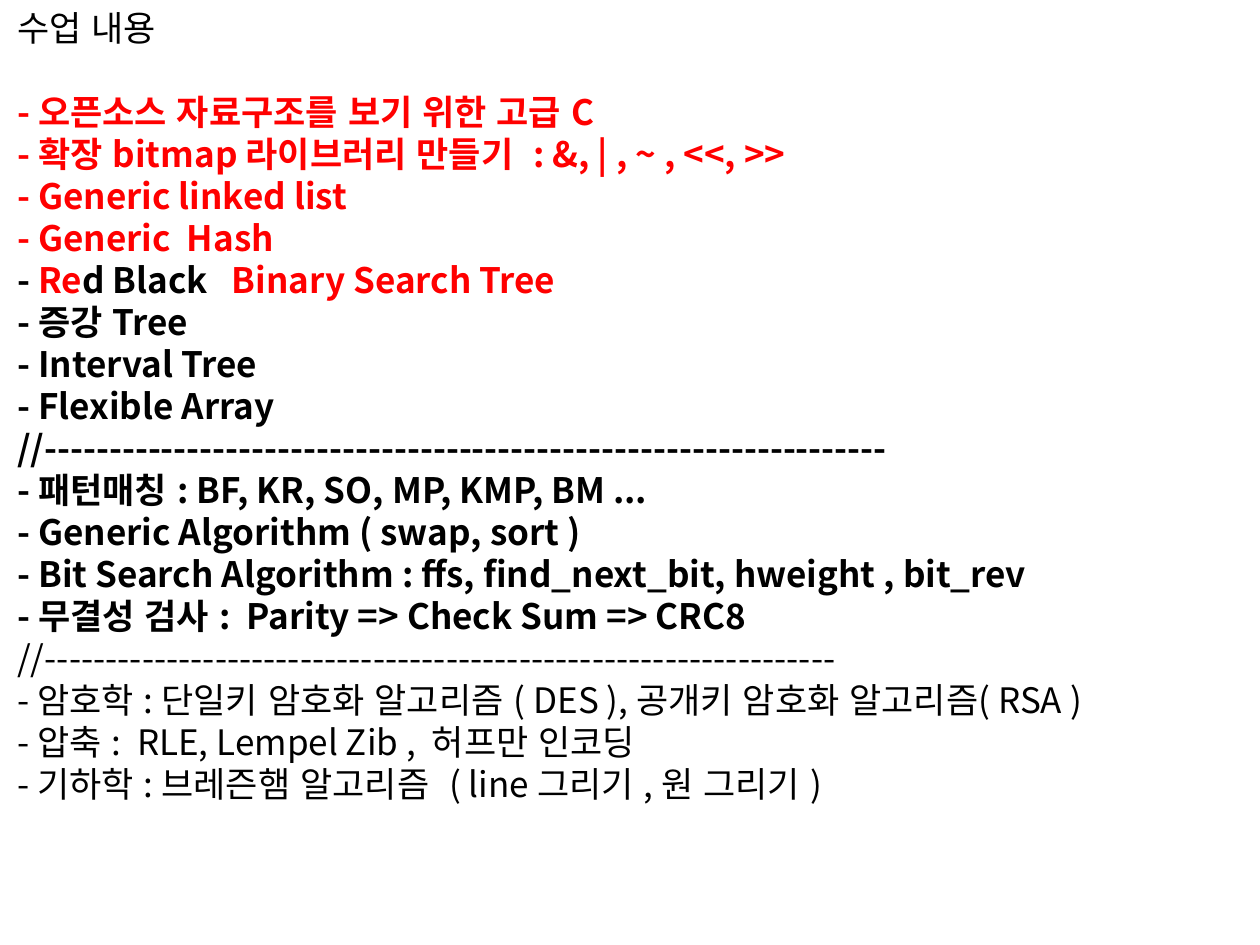
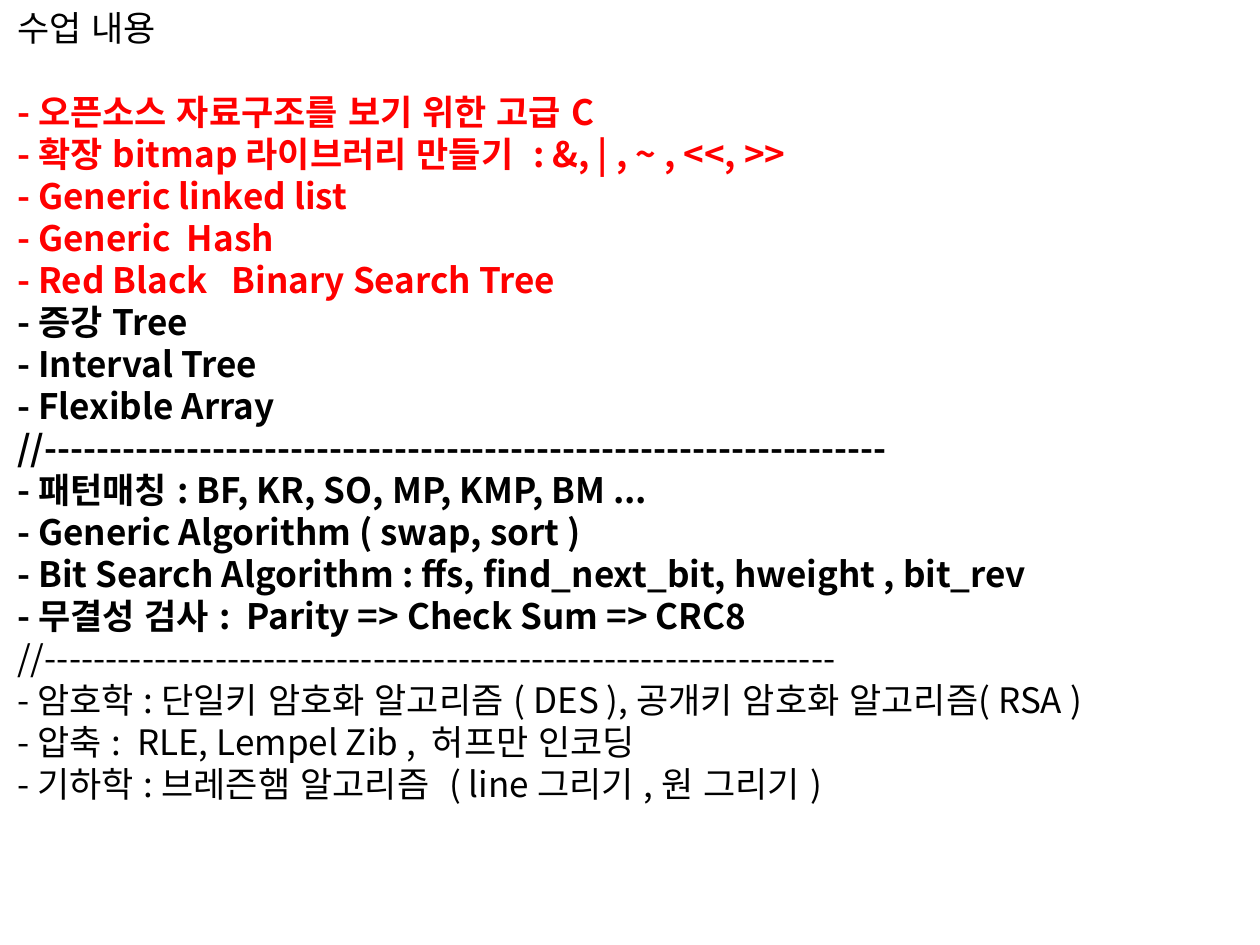
Before and after one commit to chisun-joung/osdsalgo_c, a slide deck: slide 2 of 03_day.pptx. Drawn at 1260x945 pixels with LibreOffice and Linux fonts; fonts in the diff are those of the drawing. Boxes give left, top, right and bottom in pixels: in the first picture for what was removed or moved away, otherwise in the second. Text is boxed around its words. In the diff, an @@ line names an element or a change of style, - is before the commit and + after.

```diff
--- a/03_day.pptx
+++ b/03_day.pptx
@@ text at box(38, 264, 555, 301): text colour #000000 to #FF0000 in "- Red Black" @@
```
Also in this commit, not shown: 4 slides added, 4 other files.
